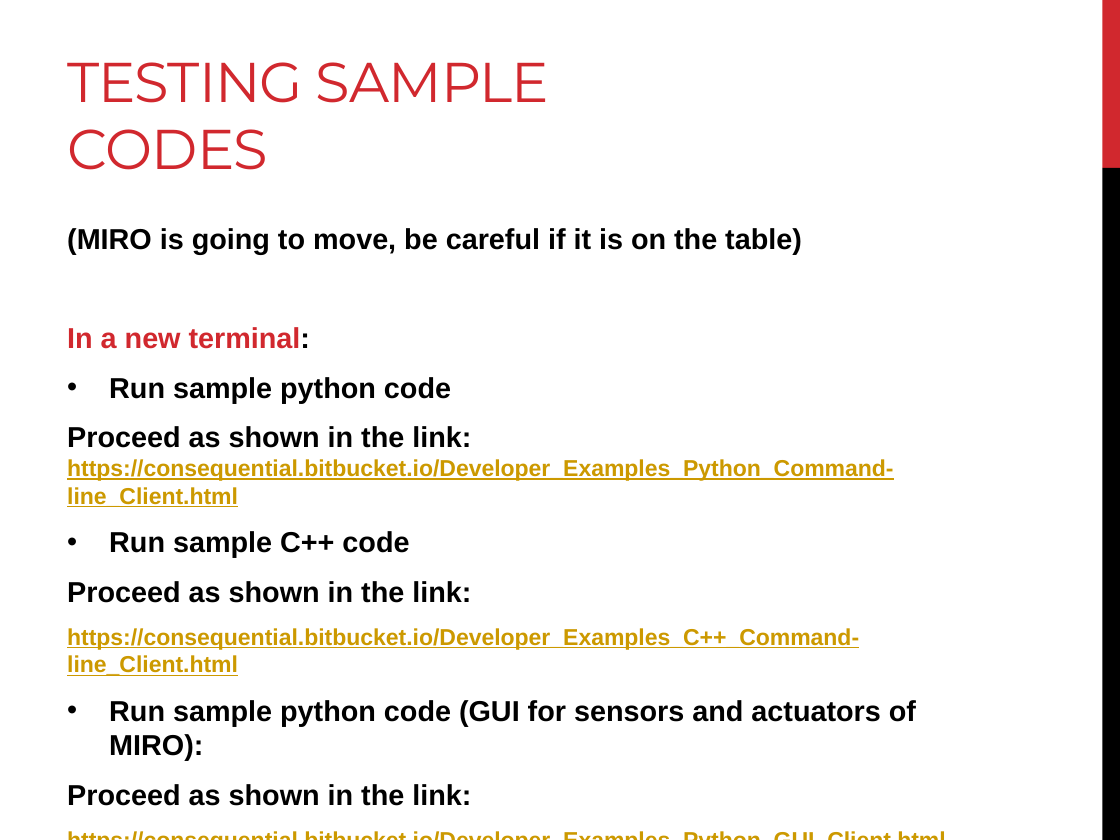
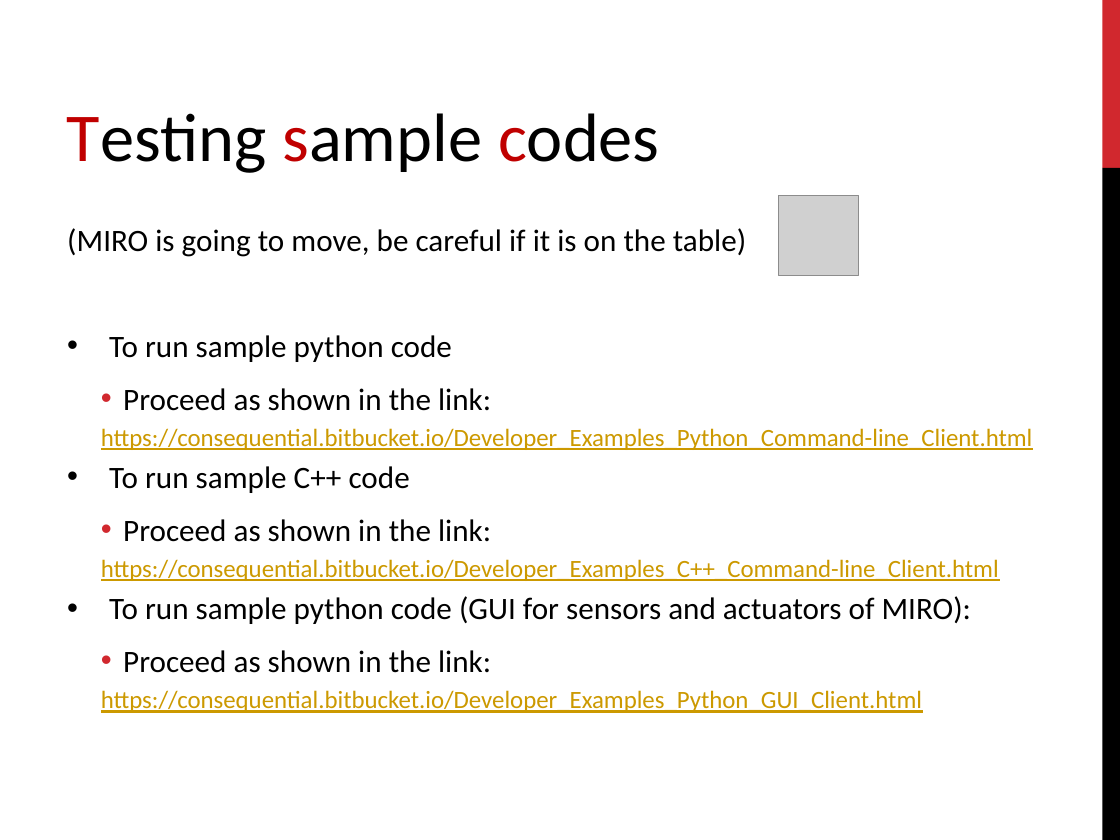
Before and after one commit to EmaroLab/MIRO, a slide deck: slide 10 of MIRO_setup.pptx. Drawn at 1120x840 pixels with LibreOffice and Linux fonts; fonts in the diff are those of the drawing; grey boxes stand for pictures. Boxes give left, top, right and bottom in pixels: in the first picture for what was removed or moved away, otherwise in the second. Text is boxed around its words. In the diff, an @@ line names an element or a change of style, - is before the commit and + after.

```diff
--- a/MIRO_setup.pptx
+++ b/MIRO_setup.pptx
@@ title removed at bbox=[67, 62, 550, 170] @@
-TESTING SAMPLE CODES
@@ text added at bbox=[67, 113, 660, 173], 44 pt, text #000000 @@
+Testing sample codes
@@ picture added at bbox=[778, 195, 858, 274] @@
@@ text at bbox=[67, 228, 999, 713]: size 18.5 to 20 pt in "(MIRO is going to move, be careful ...", "Proceed as shown in the link:", "Proceed as shown in the link:"; font Arial to Calibri, bold off in "(MIRO is going to move, be careful ...", "Proceed as shown in the link:", "https://consequential.bitbucket.io/Developer_Examples_C++_Co ...", "Proceed as shown in the link:" and 1 more places; size 14.8 to 16 pt in "https://consequential.bitbucket.io/Developer_Examples_C++_Co ...", "https://consequential.bitbucket.io/Developer_Examples_Python ..."; bullet none to •; list level 1 to 2 in "Proceed as shown in the ..."; list level 1 to 2 in "https://consequential.bitbucket.io/Developer_Examples_C++_Co ..."; list level 1 to 2 in "https://consequential.bitbucket.io/Developer_Examples_Python ..." @@
@@ text at bbox=[101, 335, 1033, 493]: text changed; size 14.8 to 16 pt; font Arial to Calibri; bold off @@
-In a new terminal:
-• Run sample python code
-Proceed as shown in the link: https://consequential.bitbucket.io/Developer_Examples_Python_Command-line_Client.html
-• Run sample C++ code
+• To run sample python code
+  • Proceed as shown in the link:
+  https://consequential.bitbucket.io/Developer_Examples_Python_Command-line_Client.html
+• To run sample C++ code
@@ text at bbox=[109, 596, 971, 624]: text changed; size 18.5 to 20 pt; font Arial to Calibri; bold off @@
-• Run sample python code (GUI for sensors and actuators of MIRO):
+• To run sample python code (GUI for sensors and actuators of MIRO):
```
Also in this commit, not shown: 10 other slides changed, 2 slides added, 1 slide removed, 3 other files.
